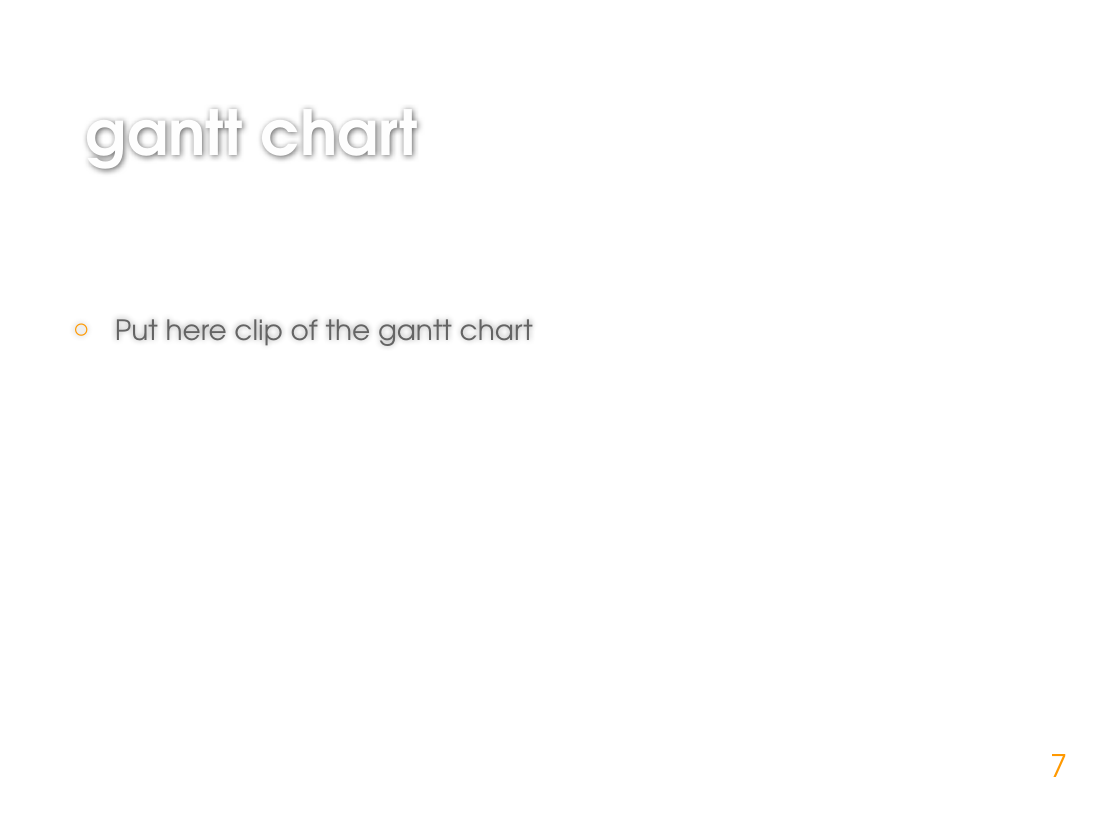
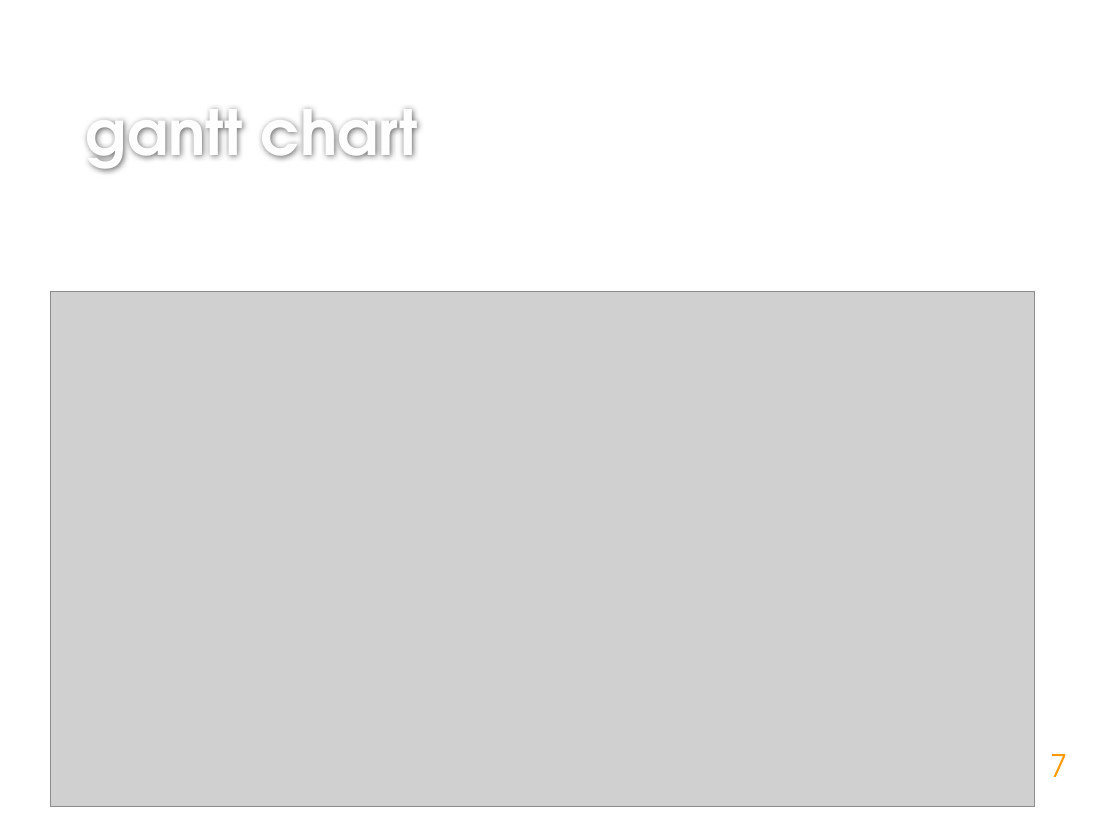
Before and after one commit to LMZ-GIS-Project/Presentations_Reports, a slide deck: slide 7 of presentation_1.pptx. Drawn at 1120x840 pixels with LibreOffice and Linux fonts; fonts in the diff are those of the drawing; grey boxes stand for pictures; background and template pictures are left out. Boxes give left, top, right and bottom in pixels: in the first picture for what was removed or moved away, otherwise in the second. Text is boxed around its words. In the diff, an @@ line names an element or a change of style, - is before the commit and + after.

```diff
--- a/presentation_1.pptx
+++ b/presentation_1.pptx
@@ picture added at (50, 291, 1035, 806) @@
@@ text removed at (115, 319, 533, 346) @@
-○ Put here clip of the gantt chart
```
Also in this commit, not shown: 3 other slides changed.
